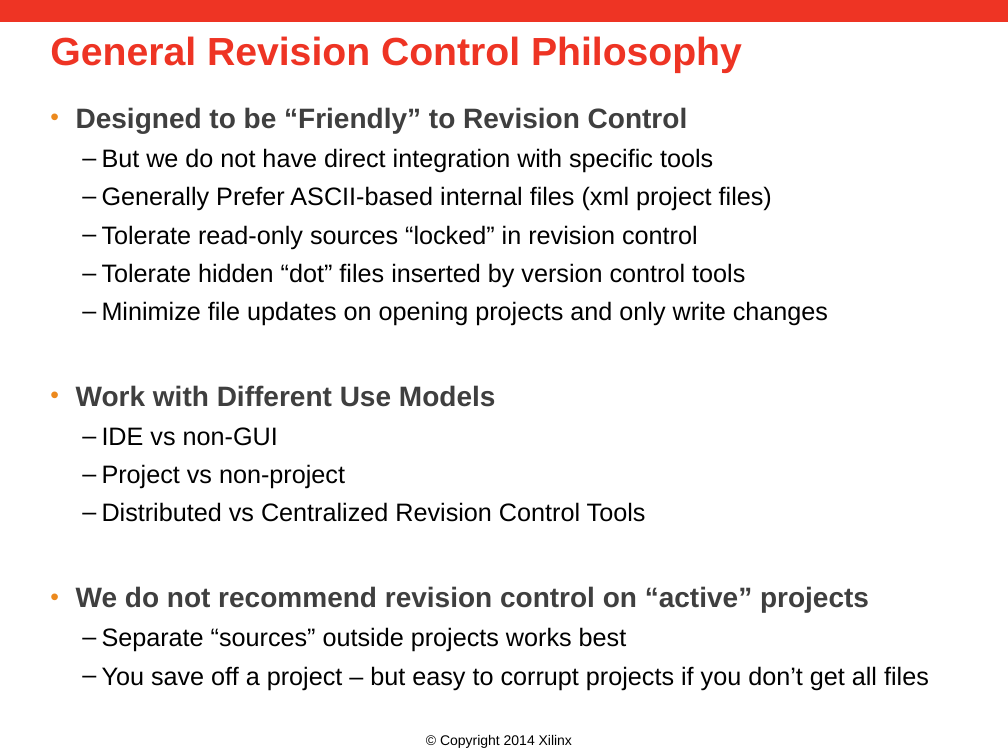
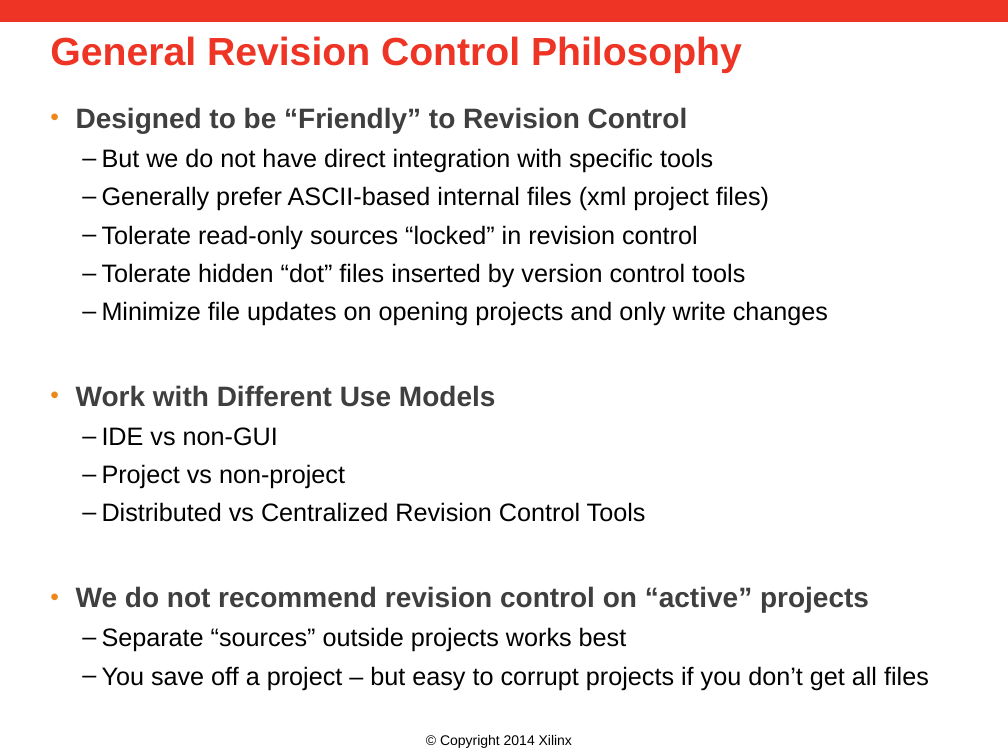
Before and after one commit to Xilinx/revCtrl, a slide deck: slide 4 of doc/versionControl.pptx (slide 3 before the commit). Drawn at 1008x756 pixels with LibreOffice and Linux fonts; fonts in the diff are those of the drawing; background and template pictures are left out. Boxes give left, top, right and bottom in pixels: in the first picture for what was removed or moved away, otherwise in the second. Text is boxed around its words. In the diff, an @@ line names an element or a change of style, - is before the commit and + after.

Commit message:
updated presentation

```diff
--- a/doc/versionControl.pptx
+++ b/doc/versionControl.pptx
@@ text at <box>102,186,769,211</box>: text changed @@
-  – Generally Prefer ASCII-based internal files (xml project files)
+  – Generally prefer ASCII-based internal files (xml project files)
```
Also in this commit, not shown: 1 slide added.
